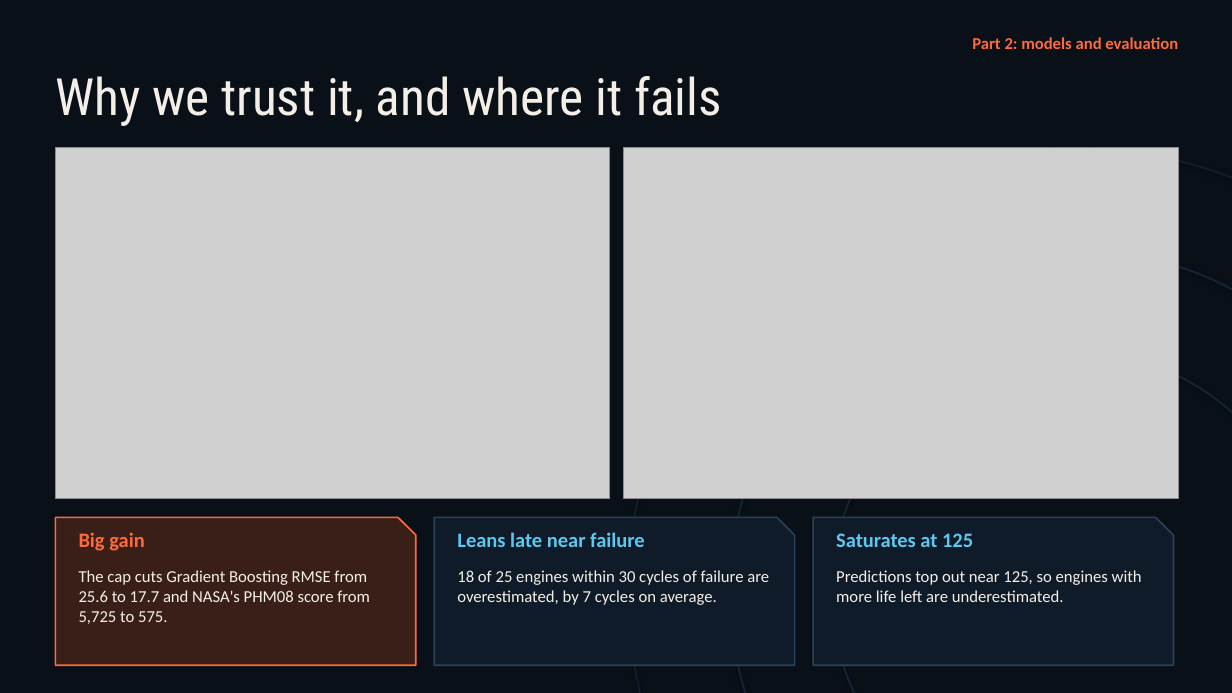
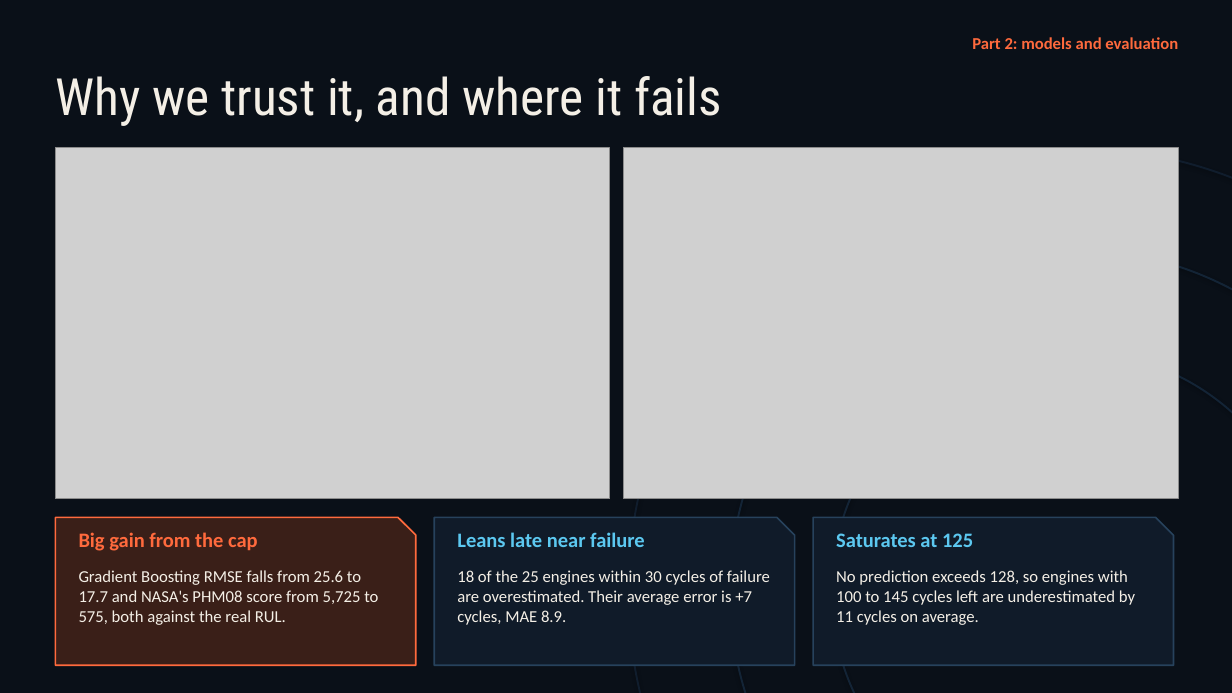
Before and after one commit to Shog7777/engine-rul-project, a slide deck: slide 8 of Presentation/Engine-RUL-Presentation.pptx (slide 21 before the commit). Drawn at 1232x693 pixels with LibreOffice and Linux fonts; fonts in the diff are those of the drawing; grey boxes stand for pictures. Boxes give left, top, right and bottom in pixels: in the first picture for what was removed or moved away, otherwise in the second. Text is boxed around its words. In the diff, an @@ line names an element or a change of style, - is before the commit and + after.

```diff
--- a/Presentation/Engine-RUL-Presentation.pptx
+++ b/Presentation/Engine-RUL-Presentation.pptx
@@ text at [79, 532, 258, 551]: text changed @@
-Big gain
+Big gain from the cap
@@ text at [79, 570, 378, 625]: text changed @@
-The cap cuts Gradient Boosting RMSE from 25.6 to 17.7 and NASA's PHM08 score from 5,725 to 575.
+Gradient Boosting RMSE falls from 25.6 to 17.7 and NASA's PHM08 score from 5,725 to 575, both against the real RUL.
@@ text at [457, 570, 770, 625]: text changed @@
-18 of 25 engines within 30 cycles of failure are overestimated, by 7 cycles on average.
+18 of the 25 engines within 30 cycles of failure are overestimated. Their average error is +7 cycles, MAE 8.9.
@@ text at [836, 570, 1135, 625]: text changed @@
-Predictions top out near 125, so engines with more life left are underestimated.
+No prediction exceeds 128, so engines with 100 to 145 cycles left are underestimated by 11 cycles on average.
```
Also in this commit, not shown: 5 other slides changed, 2 slides added, 19 slides removed, 1 other file.
